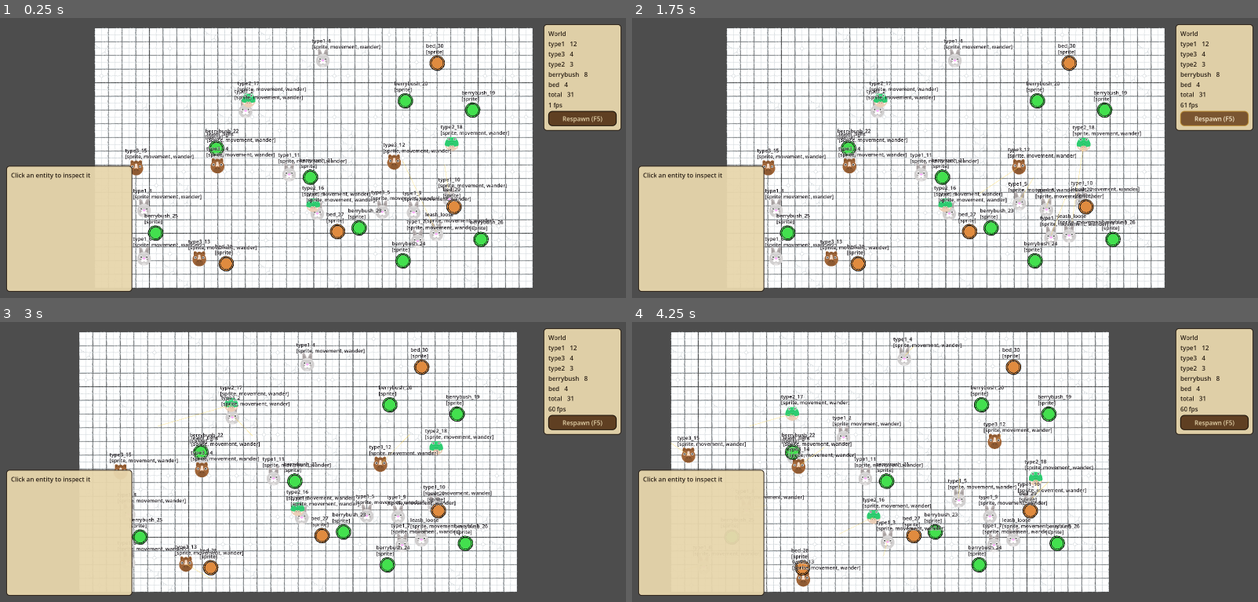
Above: before the commit, frames 1-4 (two rows, left to right).
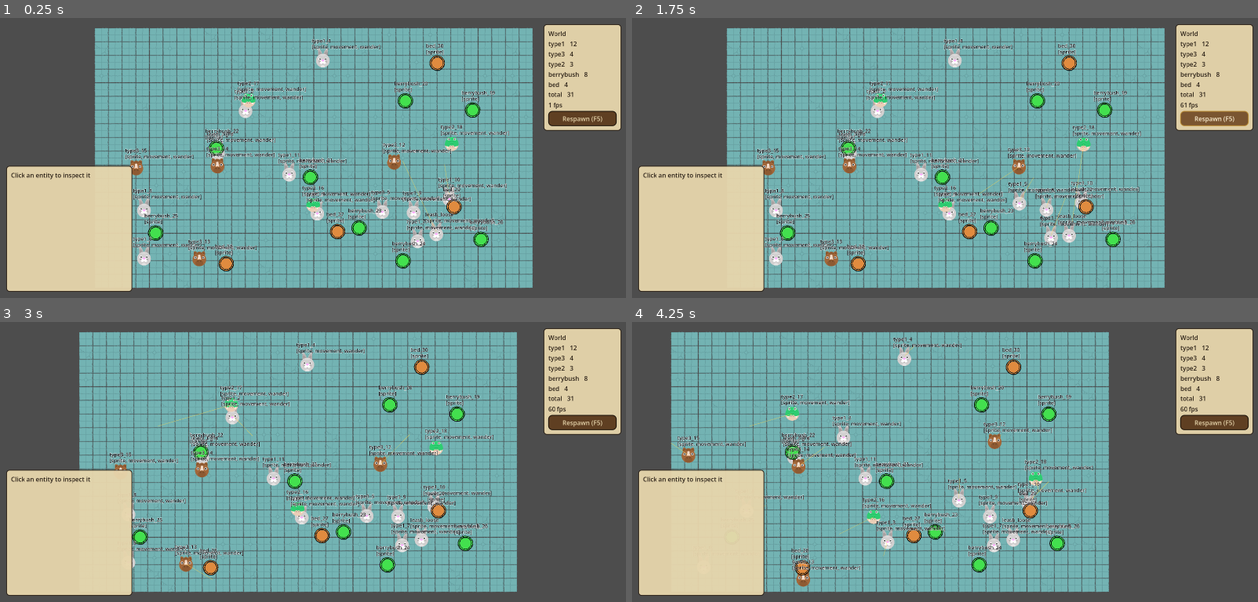
Above: after the commit, the same moments.

Repository: hafizosina/compilationpack
Game: Godot game, scene res://8. SimpleAiSystem/main.tscn
Two runs of this game, one before a commit and one after it. Both use one fixed random seed, a clock stepped at 60 frames per second and the inputs below.
Inputs (mouse positions are in pixels of both pictures, inside the frame that each line leads up to):
- Up to frame 1 (0.25 s): no input
- Up to frame 2 (1.75 s): click "Respawn (F5)" at 0.5 s; click "Respawn (F5)" at 1.25 s
- Up to frame 3 (3 s): click "Respawn (F5)" at 2 s; tap Enter at 2.75 s; move the mouse to (450, 448) at 2.77 s; hold Right (ui_right) from 2.78 s (still down); hold Shift (sprint) from 2.78 s (still down); click (450, 448) at 2.92 s
- Up to frame 4 (4.25 s): release Right (ui_right) at 3.5 s; release Shift (sprint) at 3.5 s; drag from (819, 476) to (913, 518) at 3.52 s

The runs differ from the first frame. In frame 1, 57% of the frame differs, in the area x 15-86%, y 3-97%; in frame 2, 57%; in frame 3, 57%; in frame 4, 54%.

Commit message:
style(sim): fade and tint the world tilemap behind entities

Diff:
--- a/8. SimpleAiSystem/main.tscn
+++ b/8. SimpleAiSystem/main.tscn
@@ -17,12 +17,14 @@
 [node name="World" type="Node2D" parent="." unique_id=1724712918]
 
 [node name="TileMapLayer" type="TileMapLayer" parent="World" unique_id=1102126826]
+modulate = Color(1, 1, 1, 0.57254905)
+self_modulate = Color(0.5647059, 1, 1, 1)
 tile_map_data = PackedByteArray("AAAcAA8ABAAAAAAAAAAcAA4ABAAAAAAAAAAcAA0ABAAAAAAAAAAcAAwABAAAAAAAAAAcAAsABAAAAAAAAAAcAA …(9648 unchanged characters)…
 tile_set = ExtResource("1_k7rym")
 
 [node name="Entities" type="Node2D" parent="World" unique_id=17035332]
 
-[node name="SelectionMarker" type="Node2D" parent="World"]
+[node name="SelectionMarker" type="Node2D" parent="World" unique_id=717280455]
 script = ExtResource("7_marker")
 
 [node name="EntityFactory" type="Node" parent="." unique_id=343339860 node_paths=PackedStringArray("entities_root")]
